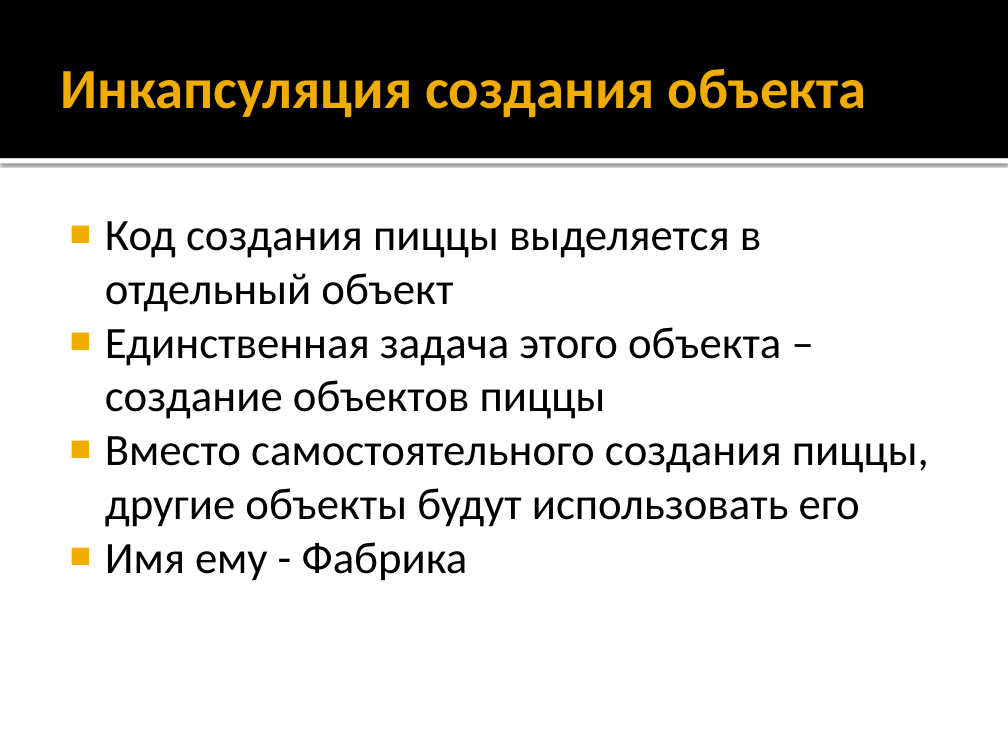
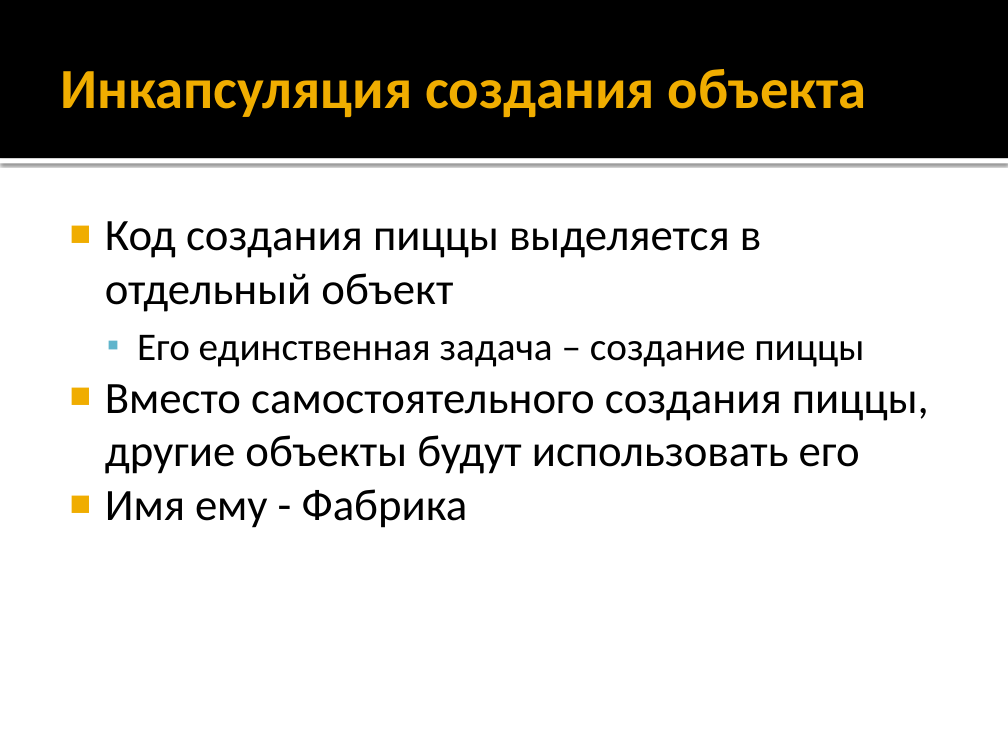
Before and after one commit to alexey-malov/ood, a slide deck: slide 9 of lectures/04.factory/factory.pptx. Drawn at 1008x756 pixels with LibreOffice and Linux fonts; fonts in the diff are those of the drawing. Boxes give left, top, right and bottom in pixels: in the first picture for what was removed or moved away, otherwise in the second. Text is boxed around its words. In the diff, an @@ line names an element or a change of style, - is before the commit and + after.

```diff
--- a/lectures/04.factory/factory.pptx
+++ b/lectures/04.factory/factory.pptx
@@ text at [137,335,864,367]: text changed; size 32 to 28 pt @@
-■ Единственная задача этого объекта – создание объектов пиццы
+  ▪ Его единственная задача – создание пиццы
```
Also in this commit, not shown: 5 other slides changed.
